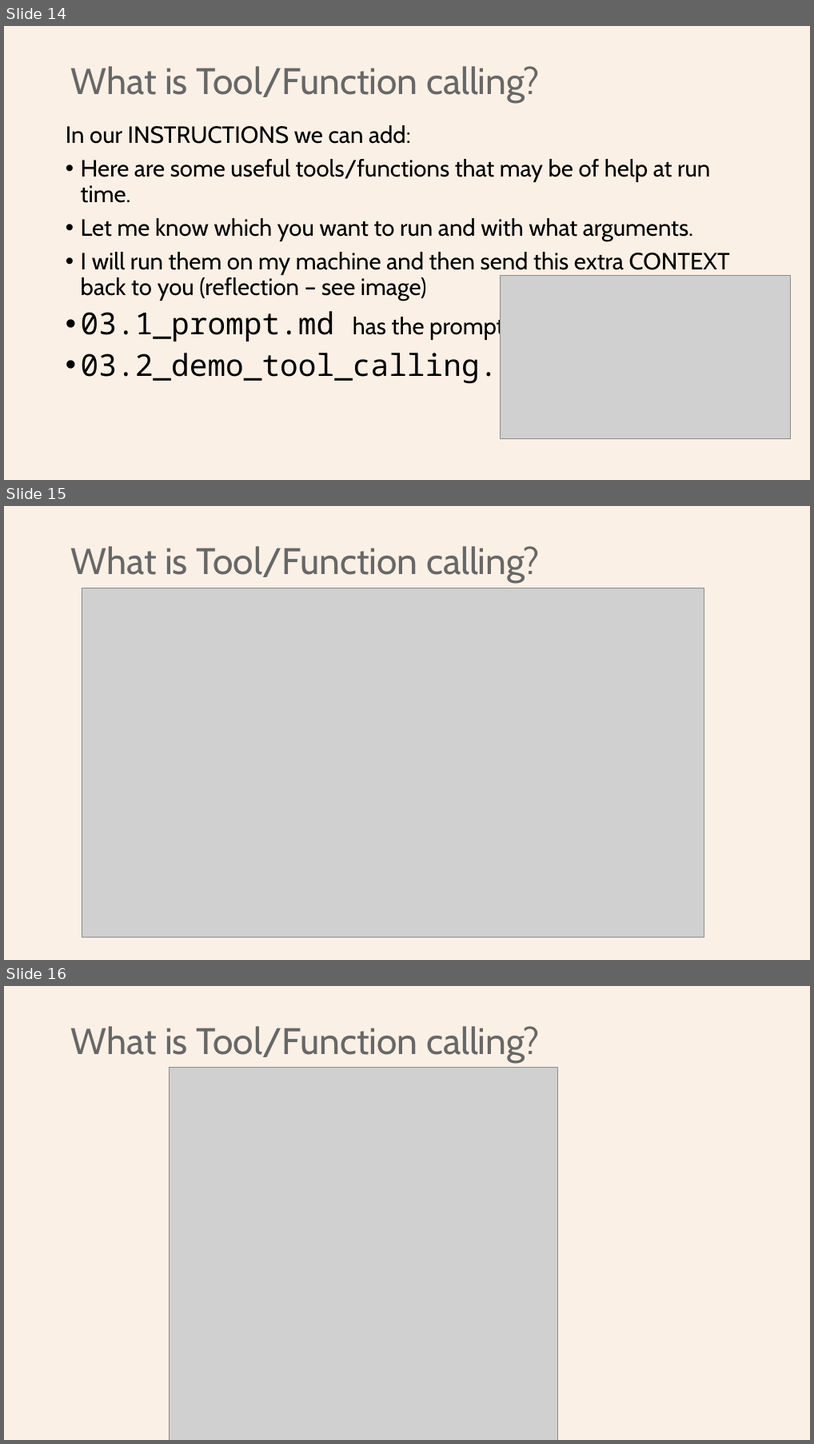
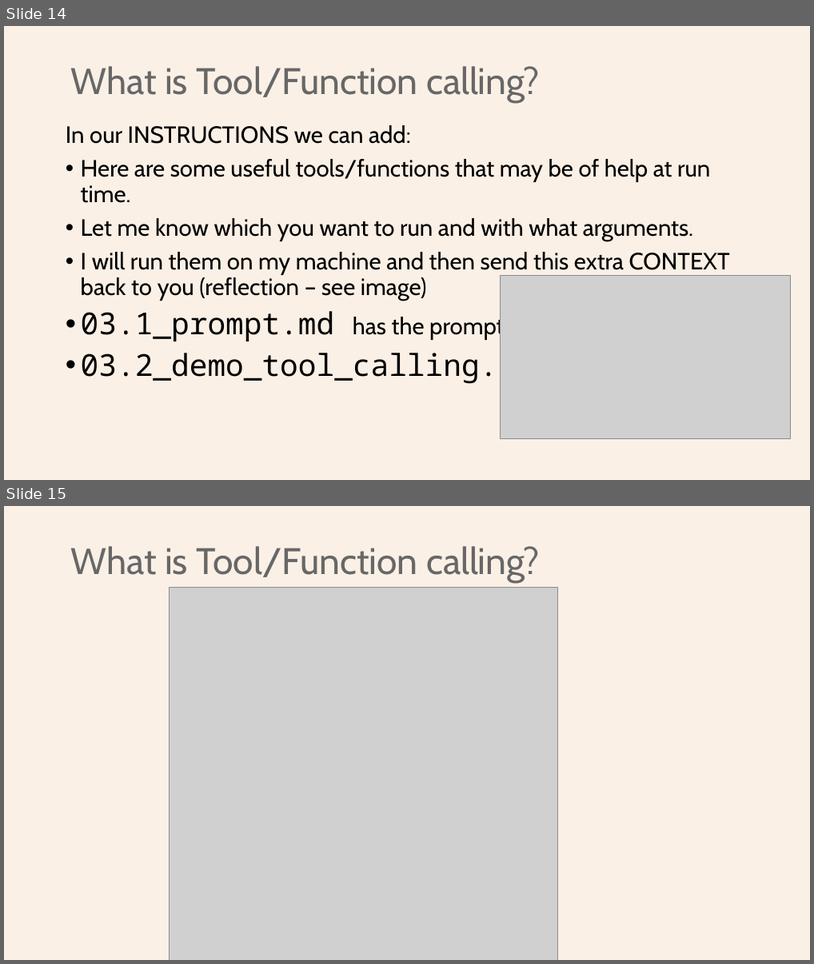
Before and after one commit to Python-Test-Engineer/earl2025, a slide deck: AI_Agents_in_the_Data_Pipeline.pptx. Shown one above the other, each under a label of ours: slides 14, 15 and 16 before the commit, slides 14 and 15 after it. The pictures are 814x1444 and 814x964 pixels, drawn with LibreOffice and Linux fonts; fonts in the diff are those of the drawing; grey boxes stand for pictures. Boxes give left, top, right and bottom in pixels: in the first picture for what was removed or moved away, otherwise in the second. Text is boxed around its words. In the diff, an @@ line names an element or a change of style, - is before the commit and + after.

```diff
--- a/AI_Agents_in_the_Data_Pipeline.pptx
+++ b/AI_Agents_in_the_Data_Pipeline.pptx
@@ slide 15 removed at <box>4,506,810,960</box>, background #FAF0E6 @@
@@ title removed at <box>71,546,540,583</box> @@
-What is Tool/Function calling?
@@ picture removed at <box>82,588,705,936</box> @@
@@ what was slide 16 is now slide 15 @@
```
Also in this commit, not shown: 4 slides changed, 6 other files.
